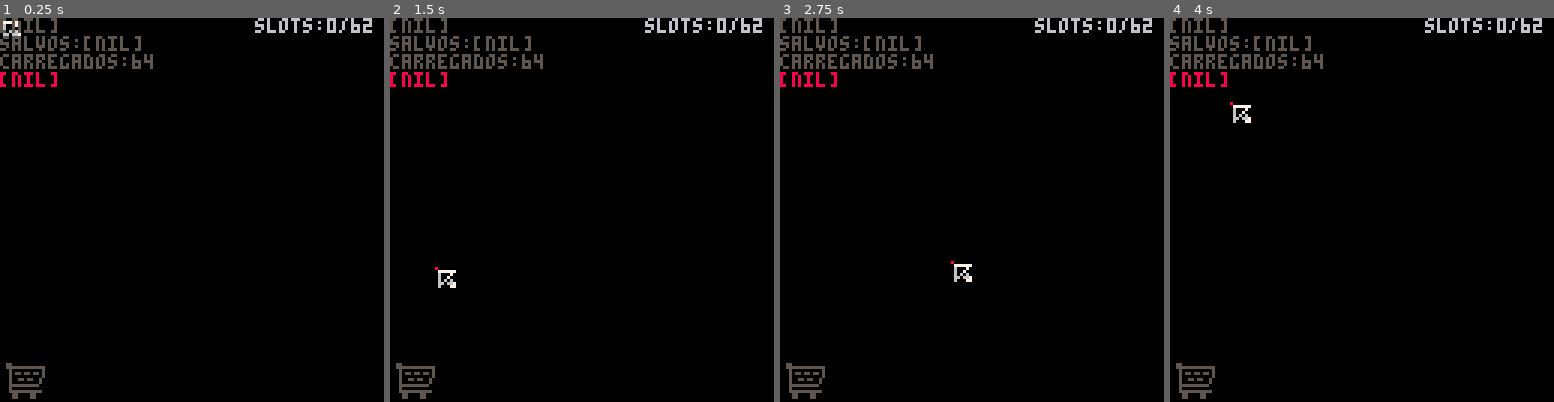
Above: before the commit, frames 1-4 (left to right).
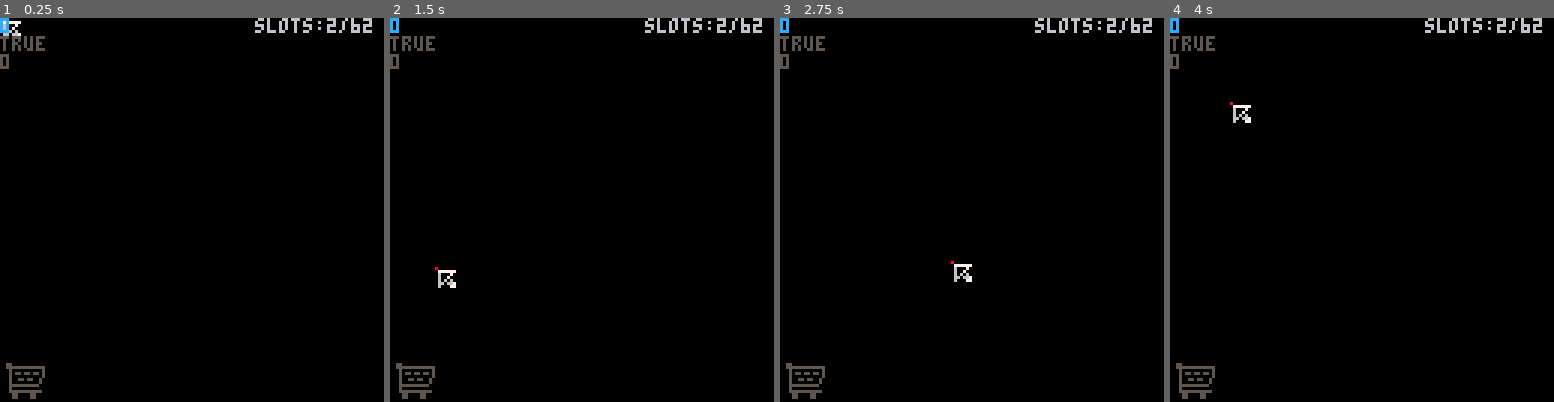
Above: after the commit, the same moments.

Repository: vinimesquitamoraes/Plantinhas
Game: PICO-8 cartridge plantinhas.p8
The game is run twice, just before and just after one commit, with the same random seed, the same clock (stepped at 60 frames per second) and the same inputs.
Inputs (mouse positions are in pixels of both pictures, inside the frame that each line leads up to):
- Up to frame 1 (0.25 s): no input
- Up to frame 2 (1.5 s): click (670, 121) at 0.67 s; tap O (Z key) at 0.7 s; click (436, 267) at 1.22 s
- Up to frame 3 (2.75 s): hold Right 1.6-2.1 s; tap O (Z key) at 1.7, 2.1, 2.5 s; click (887, 114) at 1.77 s; hold Up 2.15-2.42 s; click (952, 259) at 2.32 s; hold Right from 2.47 s (still down)
- Up to frame 4 (4 s): click (1404, 106) at 2.87 s; tap O (Z key) at 2.9, 3.3, 3.7 s; release Right at 3.03 s; hold Left 3.08-3.58 s; click (1465, 256) at 3.42 s; hold Down 3.63-3.97 s; click (1231, 102) at 3.97 s

The runs differ from the first frame. In frame 1, 1.8% of the frame differs, in the area x 0-88%, y 0-18%; in frame 2, 1.8%; in frame 3, 1.8%; in frame 4, 1.8%.

Commit message:
Salvamento dos Objetos Implementado com Sucesso

Diff:
--- a/plantinhas.p8
+++ b/plantinhas.p8
@@ -9,14 +9,14 @@
  poke(0x5f2d, 1)
 
 	if(false)then
-		for i=0,63 do dset(i,0) end
+		for i=3,63 do dset(i,0) end
 	end
 
  --cus ----------------------------------------------------------------------------------------------------------------------------------------------------------------------------+
  espacamento = 0
- cu1 = nil
- cu2 = nil
- cu3 = nil
+ cu1 = 0
+ cu2 = 0
+ cu3 = 0
  cu4 = {}
  cu5 = nil
  cu6 = nil
@@ -25,8 +25,8 @@
  cu9 = nil
 
  str1 = ""
- str2 = "salvos:"
- str3 = "carregados:"
+ str2 = ""
+ str3 = ""
  str4 = ""
  str5 = ""
  str6 = ""
@@ -45,12 +45,13 @@
 
  --auxiliares ---------------------------------------------------------------------------------------------------------------------------------------------------------------------+
  aux_tipo    = 1
- saldo       = 9999
- grav        = 2
-	num_atl     = 6
+ grav        = 0
 	max_saturac = 20
-	slots       = 0
-	ultimo_slot = 0
+
+ --variaveis de jogo --------------------------------------------------------------------------------------------------------------------------------------------------------------+
+	saldo   = 20000
+	num_atl = 6
+	slots   = 2
 
  --listas -------------------------------------------------------------------------------------------------------------------------------------------------------------------------+
  ls_tst = {["tipo"]="teste"       ,["val"]=false,["qual"]=nil}
@@ -99,49 +100,25 @@
  --espacos da lojinha .............................................................................................................................................................+
  init_loja()
 
- --atalhos ........................................................................................................................................................................+
+ --prateleiras ....................................................................................................................................................................+
+ init_prat(4)
+
+ --objetos funcionais padrao ------------------------------------------------------------------------------------------------------------------------------------------------------+
+ regador = {["nome"]="invalid"}
+ pa      = {["nome"]="invalid"}
+
+	--atalhos
  init_atl(num_atl)
  def_pos_atls()
 
- --prateleiras ....................................................................................................................................................................+
- init_prat(4)
-
- --ls_atl.atls[1].item =criar_obj("item",17)
- --[[testes @@@@@@@@@@@@@@@@@@@@@@@@@@@@@@@@@@@@@@@@@@@@@@@@@@@@@@@@@@@@@@@@@@@@@@@@@@@@@@@@@@@@@@@@@@@@@@@@@@@@@@@@@@@@@@@@@@@@@@@@@@@@@@@@@@@@@@@@@@@@@@@@@@@@@@@@@@@@@@@@@@@@@@@@@+
- vaso_change = 5
- que_planta  = 9
- aux_x = 10
- for i=1, 4 do
-  teste = criar_obj("item",vaso_change,ls_jrd.coisas,nil, 5 ,80)
-  vaso_change += 1
-  if(vaso_change>8)vaso_change=5
-  teste.planta = (criar_obj("item",que_planta)).fases
-  que_planta += 1
-  teste.x = aux_x
-  add(ls_vas_atv,teste)
-  aux_x += 20
- end
-
- criar_obj("item",2,ls_inv.coisas,nil, 20 ,10)
- criar_obj("item",3,ls_inv.coisas,nil, 30 ,40)
- criar_obj("item",4,ls_inv.coisas,nil, 60 ,50)
- criar_obj("item",5,ls_inv.coisas,nil, 80 ,50)
- ls_atl.atls[1].item = criar_obj("item", 5)
- ls_atl.atls[2].item = criar_obj("item", 6)
- ls_atl.atls[3].item = criar_obj("item", 7)
- ls_atl.atls[4].item = criar_obj("item",15)
- ls_atl.atls[5].item = criar_obj("item",17)
- ls_atl.atls[6].item = criar_obj("item", 9)
- --]]
 	--caregar save
  load_game()
-	--objetos funcionais padrao ------------------------------------------------------------------------------------------------------------------------------------------------------+
- --regador = criar_obj("item",17,ls_inv.coisas,nil, 50 ,16)
 end
 
 --update ==========================================================================================================================================================================+
 function _update()
 	mouse:att()
+	cu2 =	ls_jrd.val
 
 	--cooldown para os bts
 	foreach(ls_bts,function(obj) cool_down(5,obj) end)
@@ -160,10 +137,15 @@
   end
 
   --ir loja ........................................................................................................
-  if(not ls_atl.show and not ls_atl.val)then
+  if(not ls_atl.show and not ls_atl.val and not ls_jrd.qual)then
    bt_loja:hover()
    bt_loja:ativa()
   end
+
+ 	--performar atribuicao
+  if(ls_atl.show and ls_atl.qual)toggle_atribuir()
+  --se o timer contou ja
+  if(ls_atl.wait)funcionalidades(2,ls_jrd)
 
   --colisao atalhos ------------------------------------------------------------------------------------------------------+
   cool_down(5,ls_atl)
@@ -173,7 +155,8 @@
 
   --colisao jardim -------------------------------------------------------------------------------------------------------+
   --delay pra comecar a mover
-  cool_down(10,ls_jrd)
+  cool_down(15,ls_jrd)
+
   if(not ls_atl.show and ls_jrd.wait) then
    check_sel_and_mov(ls_jrd.coisas,ls_jrd,"retg",ls_jrd.val)
   end
@@ -186,26 +169,20 @@
 		--semear -------------------------------------------------------------------------------------------------------+
 		if(pat_sem.val and not ls_atl.show and #pat_sem<1)then
  		if(mouse:toggle(mouse.esq,228,228))then
- 		 gerar_part(pat_sem,1,ls_atl.qual.item,1,5,ls_atl.qual.item, stat(32)+2, stat(33)+7)
-				if(ls_atl.qual.item.capacity == 0)then
+  		 gerar_part(pat_sem,1,ls_atl.qual.item,1,5,ls_atl.qual.item, stat(32)+2, stat(33)+7)				if(ls_atl.qual.item.capacity == 0)then
 				 ls_atl.qual.item = nil
 			  ls_atl.qual = nil
 			 end
 			end
   end
 
-		--performar atribuicao
-  if(ls_atl.show and ls_atl.qual)toggle_atribuir()
-  --se o timer contou ja
-  if(ls_atl.wait)funcionalidades(2,ls_jrd)
-
 		--esperando awa -------------------------------------------------------------------------------------------------------+
  	foreach(pat_reg,function(obj) regar(obj) end)
 
   --esperando semente -------------------------------------------------------------------------------------------------------+
  	foreach(pat_sem,function(obj) plantar(obj) end)
 
-  atl_on_off(mouse.dir_press)
+  atl_on_off(mouse.dir_press,true)
 
  --lojinha rocha ---------------------------------------------------------------------------------------------------+
  elseif(status == 2)then
@@ -242,6 +219,7 @@
 
  --deposito rocha --------------------------------------------------------------------------------------------------+
  elseif(status == 3)then
+  grav_depot()
 
   --checar colisao =================================================================================================+
 		--atalhos --------------------------------------------------------------------------------------------------------+
@@ -268,13 +246,14 @@
    bt_dept:ativa()
   end
 
-  grav_depot()
-
  end
- if(ls_inv.qual and btnp(🅾️))then
-  del(ls_inv.coisas,ls_inv.qual)
- end
-	save_game(ls_inv)
+
+	if(ls_atl.qual and ls_atl.qual.item) cu1 = "atl com obj sel"
+	if(ls_jrd.qual) cu1 = "jrd obj selecionado"
+	if(ls_inv.qual) cu1 = "inv obj selecionado"
+
+	save_game()
+
 end
 
 --draw =============================================================================================================+
@@ -292,8 +271,6 @@
 
  	--atalhos --------------------------------------------------------------------------------------------------------+
   des_atl()
-  debug_obj(ls_jrd.qual,8)
-  debug_obj(teste)
 
  --loljinha --------------------------------------------------------------------------------------------------------+
  elseif(status == 2)then
@@ -303,21 +280,23 @@
  elseif(status == 3)then
   des_depot()
   des_atl()
-  debug_obj(ls_inv.qual)
-
  end
+
+ debug_obj(ls_inv.qual, 8)
+ debug_obj(ls_jrd.qual, 9)
+ if(ls_atl.qual)debug_obj(ls_atl.qual.item,10)
 
  mouse:des()
 	if(false) pos_mouse(10)
 
  if(true) then
-	 format(cu1,str1)
+	 format(cu1,str1,12)
 	 format(cu2,str2)
-	 format(cu3,str3)
-
-	 print_ls(cu4)
-
-	 format(cu5,str5,8)
+  format(cu3,str3)
+
+	-- print_ls(cu4)
+
+	-- format(cu5,str5,8)
  	--[[
 	 format(cu6,str6)
 
@@ -348,16 +327,17 @@
 end
 -->8
 --classes ==========================================================================================================+
-function criar_obj(que_classe,subtipo,ls_guardar,ls_aux,xop,yop)
+function criar_obj(que_classe,subtipo,ls_guardar,ls_aux,xop,yop,onde)
  local novo_obj = {
   --atributos ------------------------------------------------------------------------------------------------------+
-	 onde     = 0,
-  x				    = xop or 0,
-  y 			    = yop or 0,
+	 onde     = onde or 0,
+  x				    = xop  or 0,
+  y 			    = yop  or 0,
   cla      = que_classe,
   tip      = 0,
   algo     = 0,
   capacity = 0,
+  qual_atl = 0,
   s        = 0,
   cur_s    = 0,
   w        = 8,
@@ -855,6 +835,7 @@
 		self.w,self.h = 18,18
  	self.tam      = 16
  	self.disp     = true
+ 	self.item     = {}
  	if(range(subtipo,1,2))then
  		function self:des()
     rect(self.x,self.y,self.x+self.w-1,self.y+self.h-1,self.cor1)
@@ -1088,7 +1069,7 @@
 
 	 	end
 		--planta1
-	 elseif(range(subtipo,9,18))then
+	 elseif(range(subtipo,9,16))then
 		 self.s     = 10
 		 self.ct    = 1
 		 self.xoff  = 2
@@ -1096,7 +1077,7 @@
  	 self.woff  = 5
 	 	self.hoff  = 5
 	 	self.cur_s = 249
-			self.capacity  = 8
+			self.capacity  = 1
 
 		 if(subtipo == 9)then
 		  self.tip  = 9
@@ -1104,7 +1085,7 @@
 			 self.nome = "tomato"
 		 	self.fases= {70   ,71   ,87   ,85   ,72   ,104 ,
            wh = {{1,1},{1,1},{1,2},{2,2},{2,2},{2,2}},
-          tip = self.tip-8}
+          tip = self.tip}
 
 			--planta2
 		 elseif(subtipo == 10)then
@@ -1113,7 +1094,7 @@
 			 self.nome = "bear_pawn"
 		 	self.fases= {64   ,65   ,66   ,67   ,68   ,74   ,
            wh = {{1,1},{1,1},{1,1},{1,1},{2,1},{2,2}},
-          tip = self.tip-8}
+          tip = self.tip}
 
 			--planta3
 		 elseif(subtipo == 11)then
@@ -1122,7 +1103,7 @@
 			 self.nome = "pumpkin"
 		 	self.fases= {96   ,97   ,114  ,115  ,117  ,168  ,136  ,
            wh = {{1,1},{1,1},{1,1},{2,1},{2,1},{2,2},{2,2}},
-          tip = self.tip-8}
+          tip = self.tip}
 
 		 --planta4
 		 elseif(subtipo == 12)then
@@ -1131,7 +1112,7 @@
 			 self.nome = "pegaxi"
  	 	self.fases= {96   ,97   ,114  ,115  ,117  ,106  ,108  ,
            wh = {{1,1},{1,1},{1,1},{2,1},{2,1},{2,2},{2,2}},
-          tip = self.tip-8}
+          tip = self.tip}
 
 		 --planta5
 		 elseif(subtipo == 13)then
@@ -1140,7 +1121,7 @@
 			 self.nome = "sunflower"
 			 self.fases= {96   ,80   ,81   ,82   ,83   ,84   ,
            wh = {{1,1},{1,1},{1,1},{1,2},{1,2},{1,2}},
-          tip = self.tip-8}
+          tip = self.tip}
 
 		 --planta6
 		 elseif(subtipo == 14)then
@@ -1149,7 +1130,7 @@
 			 self.nome = "sword"
 			 self.fases= {64   ,112  ,113   ,130 ,132  ,134  ,
            wh = {{1,1},{1,1},{1,1},{2,1},{2,2},{2,2}},
-          tip = self.tip-8}
+          tip = self.tip}
 				self.fases.ct = 2
 
 		 --planta7
@@ -1159,7 +1140,7 @@
 			 self.nome = "rose"
 			 self.fases= {70   ,176  ,177  ,162  ,163  ,164  ,165  ,
            wh = {{1,1},{1,1},{1,1},{1,2},{1,2},{1,2},{1,2}},
-          tip = self.tip-8}
+          tip = self.tip}
 				self.fases.ct = 2
 
 		 --planta8
@@ -1169,22 +1150,44 @@
 			 self.nome = "dandelion"
 			 self.fases= {70   ,128  ,129  ,146  ,138  ,140  ,
            wh = {{1,1},{1,1},{1,1},{2,1},{2,2},{2,2}},
-          tip = self.tip-8}
+          tip = self.tip}
+	 	end
+
+  elseif(range(subtipo,17,18))then
 
 			--regador
-		 elseif(subtipo == 17)then
-	 	 self.tip  = 17
-		  self.val  = 500
-			 self.nome = "watering can"
-			 self.s    = 204
-			 self.s2   = 236
-			 self.s3   = 204
-			 self.xoff = 3
-				self.yoff = 1
-	 	 self.woff = 7
-		 	self.hoff = 4
+		 if(subtipo == 17)then
+	 	 self.tip   = 17
+		  self.val   = 500
+			 self.nome  = "watering can"
+			 self.s     = 204
+			 self.s2    = 236
+			 self.s3    = 204
+			 self.xoff  = 3
+				self.yoff  = 1
+	 	 self.woff  = 7
+		 	self.hoff  = 4
 		 	self.cur_s = 248
 
+				self.x_def = 18
+ 			self.y_def = 12
+
+			--regador
+		 elseif(subtipo == 18)then
+	 	 self.tip   = 18
+		  self.val   = 500
+			 self.nome  = "shovel"
+			 self.s     = 206
+			 self.s2    = 238
+			 self.s3    = 206
+			 self.xoff  = 3
+				self.yoff  = 1
+	 	 self.woff  = 7
+		 	self.hoff  = 4
+		 	self.cur_s = 213
+
+				self.x_def = 32
+ 			self.y_def = 12
 		 end
 		end
 
@@ -1365,14 +1368,14 @@
  	if(#que_ls_part>0 and que_ls_part.tipo == "semente")ls_jrd.val = false
  end
 
- if(#que_ls_part==0 and que_ls_part.tipo == "semente")ls_jrd.val = true
+-- if(#que_ls_part==0 and que_ls_part.tipo == "semente")ls_jrd.val = true
 
 end
 
 function gerar_part(que_pat_ls, quantas, do_que, tip, ampx, item, x, y)
  tip = tip or 1
 
- if(do_que and quantas>do_que.capacity)return
+ if(do_que and quantas>do_que.capacity or #que_pat_ls+quantas > 200)return
  if(do_que) do_que.capacity -= 1
 
  for i=1, quantas do
@@ -1649,7 +1652,7 @@
 -->8
 --menu_de_atalho=================
 function init_atl(quantos_pares)
-	quantos = quantos_pares& ~1
+	local quantos = quantos_pares& ~1
 
 	if(quantos>8) quantos = 8
 	if(quantos<2) quantos = 2
@@ -1677,7 +1680,7 @@
 
  local angulo = 0
 
-	quantos = #ls_atl.atls
+	local quantos = #ls_atl.atls
 
 	if(quantos == 2)then
 	 ang_inc = 60
@@ -1721,16 +1724,18 @@
 end
 
 --mostrar-ocultar atalhos
-function atl_on_off(context)
-
+function atl_on_off(context,pode_mover)
+	pode_mover = pode_mover or false
 	if(context)then
 		ls_atl.show = not ls_atl.show
 
 		if(ls_atl.show)then
 			mouse:reset()
 
-			ls_jrd.val   = true
-			ls_inv.val   = true
+			if(pode_mover)then
+				ls_jrd.val   = true
+				ls_inv.val   = true
+			end
 
 			ls_jrd.qual  = nil
 			ls_inv.qual  = nil
@@ -1823,13 +1829,18 @@
 	 --nao tem item
  	if(not aux_tip)then
  	 --o item a ser guardado eh um vaso sem planta
-			if(container.qual and range(container.qual.tip,5,8) and not container.qual.planta and not(pat_sem.val or pat_reg.val))then
+			if(container.qual and range(container.qual.tip,5,8) and container.qual.algo==0 and not container.qual.planta and not(pat_sem.val or pat_reg.val))then
  	  container_para_atl(mouse.esq,container)
  	 end
 
-			--eh um vaso
-	 	elseif(range(aux_tip,5,8))then
+		--eh um vaso
+ 	elseif range(aux_tip,5,8) then
+			--o que vai ser permutado  um vaso sem nada?
+			if(container.qual and container.qual.algo == 0)then
 		  atl_para_container(mouse.esq,container,true)
+		 else
+		  atl_para_container(mouse.esq,container,false)
+		 end
 
  	--eh um upgrade de atl
  	elseif(aux_tip == 1)then
@@ -1878,7 +1888,9 @@
 		--seta a proprieda onde
 		--para o container
 		--jardim ou deposito
-	 ls_atl.qual.item.onde = status
+
+		ls_atl.qual.item.onde     = status==1 and 1 or 2
+	 ls_atl.qual.item.qual_atl = 0
 
 		--se algo do container
 		--nao esta sendo selecionado
@@ -1907,12 +1919,14 @@
 			--add o item do atalho no container
 			add(qual_container.coisas,ls_atl.qual.item)
  		--remove o item selecionado do container e passa pro atalho
- 		ls_atl.qual.item      = del(qual_container.coisas,qual_container.qual)
-		 ls_atl.qual.item.onde = 3
+ 		ls_atl.qual.item         = del(qual_container.coisas,qual_container.qual)
+		 ls_atl.qual.item.onde    = 3
+			ls_atl.qual.item.qual_atl = ls_atl.qual.id
 
 			qual_container.val  = true
    qual_container.wait = false
   	atl_on_off(true)
+
 		end
 	end
 end
@@ -1921,8 +1935,9 @@
 	--se algo do container esta sendo selecionado
 	if(qual_container.qual and context)then
 		local para_atl        = qual_container.qual
+  para_atl.onde = 3
 		ls_atl.qual.item      =	del(qual_container.coisas,para_atl)
-  ls_atl.qual.item.onde = 3
+  ls_atl.qual.item.qual_atl = ls_atl.qual.id
 		ls_atl.qual           = nil
 		ls_atl.val            = false
 		qual_container.val    = true
@@ -2010,10 +2025,9 @@
 		)then
 			i.y +=grav
 			n_sai_tela(i)
-  else
-		end
-	end
-
+		end
+	end
+	grav = 2
 end
 
 function def_pos(i)
@@ -2048,9 +2062,9 @@
   ls_atl.val  = false
  	pat_sem.val = false
  	ls_atl.wait = false
+ 	ls_jrd.val  = true
  	mouse:reset()
   o_que:del()
-
  end
 
 end
@@ -2086,91 +2101,139 @@
 -->8
 --save/load =======================
 function save_obj(obj,qual_slot)
-	if(not obj) return
-	local combinado = 0	 																																																							--estagio
+
+	if(not obj or not obj.onde or obj.onde == 0) return
+
+	local combinado = 0
+	--garantir cordenada dentro do range
+	local x_aux = obj.x<0 and -obj.x or 0
+	local y_aux = obj.y<0 and -obj.y or 0
+
+	if(x_aux != 0) cu3 = x_aux
+
 	--salvar informacoes basicas
-	combinado |= (obj.onde & 0x03) << 14
-	          |  (obj.x    & 0x7f) <<  7
-		         |  (obj.y    & 0x7f)
-	          |  (obj.tip-1& 0x0f) >>> 4
-	          |  (obj.algo & 0x0f) >>> 5
+	combinado |= (obj.onde    & 0x03) << 14
+	          | ((obj.x+x_aux & 0x7f) <<  7)
+		         |  (obj.y+y_aux & 0x7f)
+	          |  (obj.tip-1   & 0x1f) >>> 5
+	          |  (obj.algo    & 0x0f) >>> 6
 
 	--o item tem uma planta?
- if(range(obj.tip,4,8) and obj.algo==1)then
-  combinado |= (obj.planta.tip-8  & 0x07) >>> 8
-  combinado |= (obj.estagio       & 0x07) >>> 11
+ if(range(obj.tip,4,8) and obj.algo==1 and obj.planta)then
+  combinado |= (obj.planta.tip-9  & 0x7) >>> 9
+  combinado |= (obj.estagio       & 0x7) >>> 12
  end
 
+
  --esta em um atalho?
--- if(obj.onde == 3) combinado |=
+ if(obj.onde == 3)	combinado |= (obj.qual_atl & 0x7) >>> 15
+
 	dset(qual_slot,combinado)
-	return true
-
-end
-
-function save_game(container)
- local slot = 0
-	for i in all(container.coisas)do
-		save_obj(i,slot)
-		slot+=1
- 	cu2 = slot
-	end
-end
-
-function load_obj(qual_slot)
-
+	return obj
+
+end
+
+function save_game()
+ --salvar variaveis de jogo
+	local game_vars = 0
+	game_vars |= (saldo    & 0xfff) <<  4 --saldo
+	          |  (stat(90) & 0x7ff) >>> 7 --ano
+		         |  (stat(91) & 0xf  ) >>>11 --mes
+	          |  (stat(92) & 0x1f ) >>>16 --dia
+
+ dset(0,game_vars)
+ --objetos funcionais padrao
+
+	save_obj(regador,1)
+	save_obj(pa     ,2)
+ --salvar objetos
+ local slot = 3
+	for i in all(ls_inv.coisas)do
+		if(i != regador and i != pa)then
+ 		if(save_obj(i,slot))	slot+=1
+		end
+	end
+
+	for i in all(ls_jrd.coisas)do
+		if(i != regador and i!= pa)then
+ 		if(save_obj(i,slot))	slot+=1
+		end
+	end
+
+	for i in all(ls_atl.atls)do
+		if(i.item)then
+			if(i.item != regador and i.itemi!= pa)then
+ 			if(save_obj(i.item,slot))	slot+=1
+			end
+		end
+	end
+
+	for i=slot,64 do dset(i,0) end
+
+end
+
+function load_obj(qual_slot,guardar_em_ls)
+ guardar_em_ls = guardar_em_ls or true
 	local save = dget(qual_slot)
 
  local onde =  (save >>> 14) & 0x03
+	if(onde == 0) return
  local x    =  (save >>>  7) & 0x7f
  local y    =  (save >>>  0) & 0x7f
- local tip  = ((save <<   4) & 0x0f)+1
-	local algo =  (save <<   5) & 0x01
+ local tip  = ((save <<   5) & 0x1f)+1
+	local algo =  (save <<   6) & 0x01
 
 	--o item basico
-	local novo_obj = criar_obj("item",tip,nil,nil,x,y)
+	local novo_obj = criar_obj("item",tip,nil,nil,x,y,onde)
  novo_obj.algo  = algo
- novo_obj.onde  = onde
+
  --o item tem uma planta?
  if(range(tip,4,8) and algo==1)then
-  local tip_pla    = ((save << 8) & 0x03)+8
+  local tip_pla    = ((save << 9) & 0x07)+9
   local pla_salva  = criar_obj("item",tip_pla)
 
   novo_obj.planta  = pla_salva.fases
 
-  novo_obj.estagio = ((save << 11) & 0x07)
+  novo_obj.estagio = ((save << 12) & 0x07)
  end
 
- if(onde == 1) add(ls_jrd.coisas,novo_obj)
- if(onde == 2) add(ls_inv.coisas,novo_obj)
-
- --cu1 = "carregado"
- return true
+ if(guardar_em_ls)then
+	 if(onde == 1) add(ls_jrd.coisas,novo_obj)
+	 if(onde == 2) add(ls_inv.coisas,novo_obj)
+	 if(onde == 3) then
+	  novo_obj.qual_atl = (save << 15) & 0x7
+			ls_atl.atls[novo_obj.qual_atl].item = novo_obj
+	 end
+	end
+ return novo_obj
 
 end
 
 function load_game()
- local quantos = 0
-	for i=0, 63 do
-  if(not load_obj(i))break
-  quantos += 1
+ load_aux = dget(0)
+	--primeiro carregar o saldo
+ --saldo = (load_aux >> 04)&0xfff
+ regador =	load_obj(1) or criar_obj("item",17,ls_inv.coisas,nil,16,18,2)
+ pa      = load_obj(2) or criar_obj("item",18,ls_inv.coisas,nil,32,18,2)
+
+ --careggar regador e pa
+	for i=3, 63 do
+  if(load_obj(i))slots+=1 else break
  end
-	cu3 = quantos
+
 end
 
 function debug_obj(obj,cor)
---[[
- if(true) return
+
+ --if(true) return
 	cor = cor or 9
-
- if(not obj)then
-		cu1 = "objeto nulo"
-  return
- else
- 	cu1 = "selecionado"
- end
+ if(not obj)  return
+
 	--keys basicas
-	local ls_keys = {"onde", "x", "y","tip","algo"}
+	local ls_keys = {"onde", "x", "y","tip","algo","qual_atl"}
+	print("")
+	print("")
+	print("")
 
 	--salvar infomacoes bases
 	for v,k in pairs(ls_keys)do
@@ -2181,36 +2244,39 @@
 	--tem algo
 	if(obj.algo == 1)then
   --eh algo que pode ter uma planta
-		if(range(obj.tip,3,7))then
- 		print("planta: "..obj.planta.tip)
- 		print("estagio:"..obj.estagio)
+		if(range(obj.tip,4,8))then
+
+			if(obj.planta)then
+	 		print("planta: "..obj.planta.tip)
+ 			print("estagio:"..obj.estagio)
+ 		end
 		end
 		--eh algo que pode ter uma capacidade
 		if(range(obj.tip,1,3))then
  		print("capacidade:"..obj.planta.tip)
 		end
 	end
-	]]
+
 end
 
 
 __gfx__
-000000000000000000000000000bbb00000000000000000000000000000000000000000000000000000000000000000000000000000000000000000000000000
-000000000000000000000422200b1b00000000000000000000005577777000000000004224000000000000000000000000000000000000000000000000000000
-00666d5000000000000441111bbb1bbb000000000000000000005566666000000000049119400000000066666660000000000000000000000550000000000000
-0061111500000000004111111b11111b0000000000000000000000d666d000000000024994209000000611111116600000000000000000000555555555555500
-006155d150000000041111111bbb1bbb00000000000000000000055ddd0000000000002112090000006111111161150000000500000000000051111111111500
-00d1511d0000000004111999111b1b0044000000000000440000560dd0000000000000999929900000f1111111f1150000005555555000000051551551551500
-0051d1500000000000411a19114bbb00414000000000041400006060060000000000041111400000000fffffff11150000055555555500000051111111111500
-00051d0d00000000021411a11411111024122244442221420000070000600000000004111140000000d1111111d1150000005555555500000051155155115000
-00005000d0000000021141114121112002911111111119200000070bb0600000000041113314000000d1bb1bb1d1150000000500001500000051111111115000
-00000000060000000411144411211120021999999999922000007033330d00000004111bb311200000611bbb1161150000000000011100000055555555550000
-000000000062440004111111114111200241414141414120000703b33b30d00000411113b1111200006111311161150000001111111000000050000000000000
-00000000002002000411111111411120021414141414142000060333bbb0d0000041113111111200006111311161150000001111110000000055555555555000
-00000000004020000041111114111200002121212121220000006000000d00000004111111112000006111111161150000000000000000000005500005500000
-000000000042000000044444422220000002222222222000000006666dd00000000044444222000000066666666dd00000000000000000000005500005500000
-00000000000000000000000000000000000000000000000000000000000000000000000000000000000000000000000000000000000000000000000000000000
-00000000000000000000000000000000000000000000000000000000000000000000000000000000000000000000000000000000000000000000000000000000
+880008888880008800000000000bbb00000000000000000000000000000000000000000000000000000000000000000000000000000000000000000000000000
+888080000008088800000422200b1b00000000000000000000005577777000000000004224000000000000000000000000000000000000000000000000000000
+0888000000008880000441111bbb1bbb000000000000000000005566666000000000049119400000000066666660000000000000000000000550000000000000
+0088800000088800004111111b11111b0000000000000000000000d666d000000000024994209000000611111116600000000000000000000555555555555500
+0208880000888080041111111bbb1bbb00000000000000000000055ddd0000000000002112090000006111111161150000000500000000000051111111111500
+200088800888000804111999111b1b0044000000000000440000560dd0000000000000999929900000f1111111f1150000005555555000000051551551551500
+800008880880000800411a19114bbb00414000000000041400006060060000000000041111400000000fffffff11150000055555555500000051111111111500
+8000008880000008021411a11411111024122244442221420000070000600000000004111140000000d1111111d1150000005555555500000051155155115000
+8000000888000008021141114121112002911111111119200000070bb0600000000041113314000000d1bb1bb1d1150000000500001500000051111111115000
+20000220888000080411144411211120021999999999922000007033330d00000004111bb311200000611bbb1161150000000000011100000055555555550000
+200022200888000804111111114111200241414141414120000703b33b30d00000411113b1111200006111311161150000001111111000000050000000000000
+02022200008880800411111111411120021414141414142000060333bbb0d0000041113111111200006111311161150000001111110000000055555555555000
+00222000000888000041111114111200002121212121220000006000000d00000004111111112000006111111161150000000000000000000005500005500000
+022200000000888000044444422220000002222222222000000006666dd00000000044444222000000066666666dd00000000000000000000005500005500000
+22202000000208880000000000000000000000000000000000000000000000000000000000000000000000000000000000000000000000000000000000000000
+22000222222000880000000000000000000000000000000000000000000000000000000000000000000000000000000000000000000000000000000000000000
 00000000000000000000000000000000000000000000000000000000000000000000000000000000000111111111100000000000000000000000000000000000
 00000000000000000000000000000000000000000000000000000000000000000000000000000000001444466444410000000000000000000770000000000000
 0000000000000000000000000000000000000dddddd00000000dddddddddd0000011111111111100011111111111111000000000000000000777777777777700
Not shown, changed: Assets e Referências/Save.aseprite
